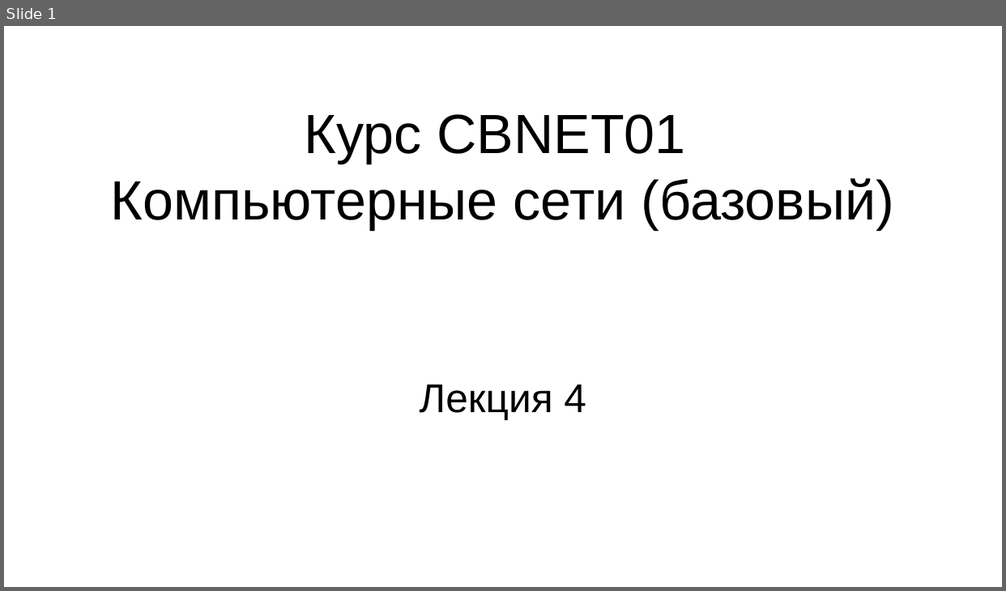
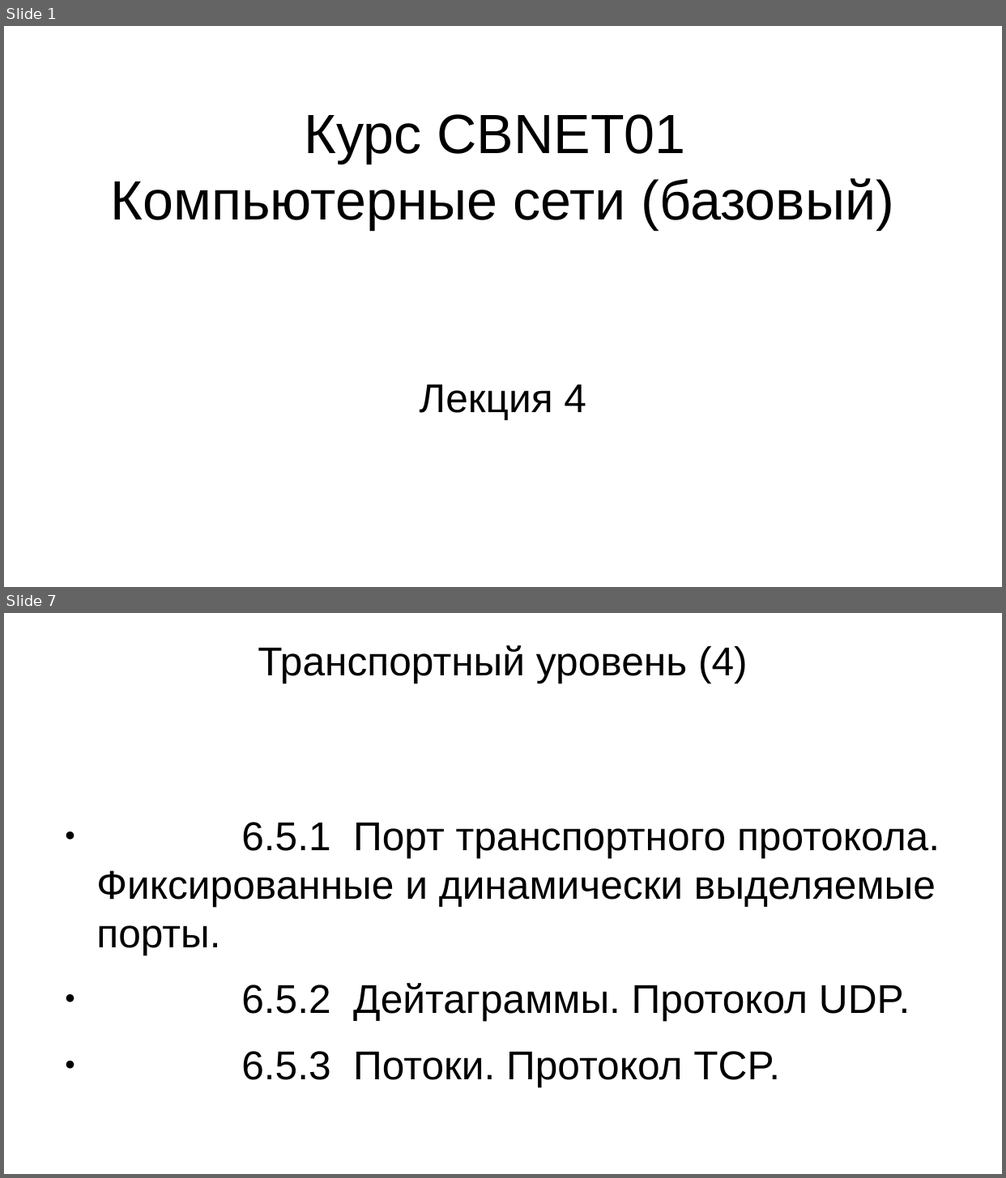
Before and after one commit to steelcraft/stud-lab, a slide deck: Лекции/CBNET01#L4.odp. Shown one above the other, each under a label of ours: slide 1 before the commit, slides 1 and 7 after it; the slides between them are not shown. The pictures are 1006x591 and 1006x1178 pixels, drawn with LibreOffice and Linux fonts; fonts in the diff are those of the drawing. Boxes give left, top, right and bottom in pixels: in the first picture for what was removed or moved away, otherwise in the second. Text is boxed around its words. In the diff, an @@ line names an element or a change of style, - is before the commit and + after.

```diff
--- a/Лекции/CBNET01#L4.odp
+++ b/Лекции/CBNET01#L4.odp
@@ slide 7 added at bbox=[4, 613, 1002, 1174], background #FFFFFF @@
@@ title added at bbox=[258, 645, 748, 683], 32 pt, text #000000 @@
+Транспортный уровень (4)
@@ text added at bbox=[96, 822, 940, 1087], 32 pt, text #000000 @@
+● 6.5.1 Порт транспортного протокола. Фиксированные и динамически выделяемые порты.
+● 6.5.2 Дейтаграммы. Протокол UDP.
+● 6.5.3 Потоки. Протокол TCP.
```
Also in this commit, not shown: 6 other slides added.
